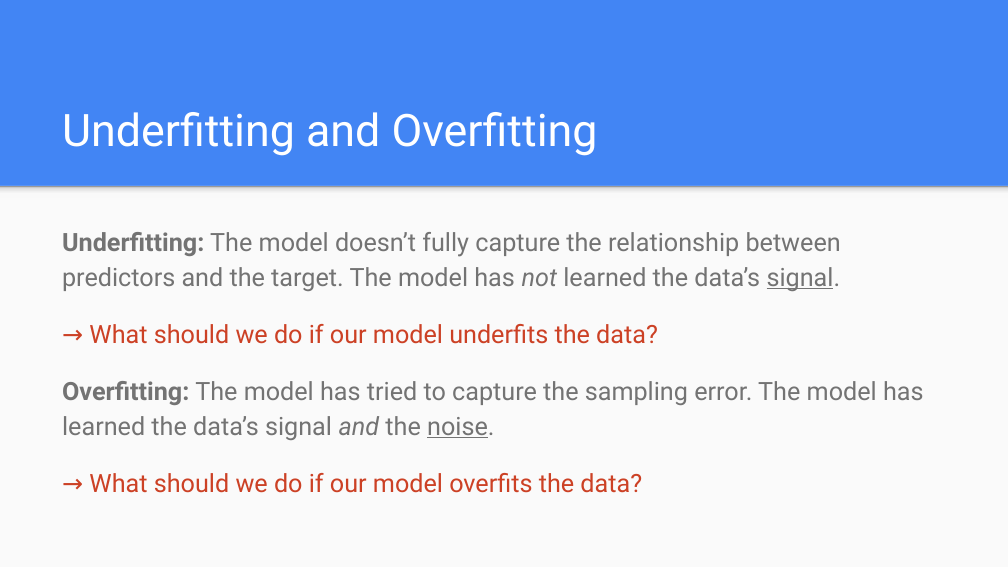
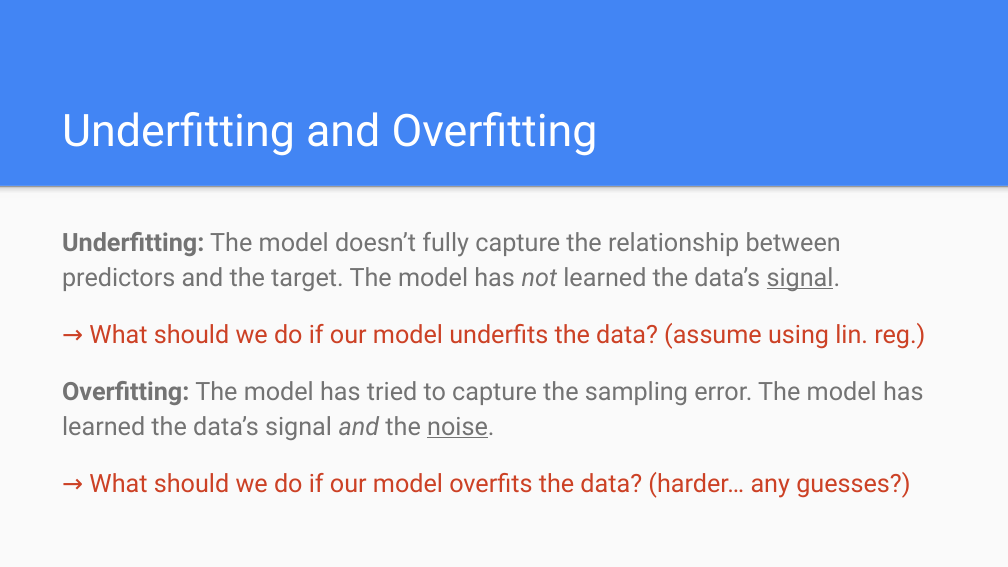
Before and after one commit to wmarshall484/DSI_LECTURES_2, a slide deck: slide 8 of regularized-regression/ryan_henning/Cross-Validation & Regularization.pptx. Drawn at 1008x567 pixels with LibreOffice and Linux fonts; fonts in the diff are those of the drawing. Boxes give left, top, right and bottom in pixels: in the first picture for what was removed or moved away, otherwise in the second. Text is boxed around its words. In the diff, an @@ line names an element or a change of style, - is before the commit and + after.

```diff
--- a/regularized-regression/ryan_henning/Cross-Validation & Regularization.pptx
+++ b/regularized-regression/ryan_henning/Cross-Validation & Regularization.pptx
@@ text at (89,323,925,349): text changed @@
-→ What should we do if our model underfits the data?
+→ What should we do if our model underfits the data? (assume using lin. reg.)
@@ text at (89,472,910,498): text changed @@
-→ What should we do if our model overfits the data?
+→ What should we do if our model overfits the data? (harder… any guesses?)
```
Also in this commit, not shown: 5 other slides changed, 4 other files.
